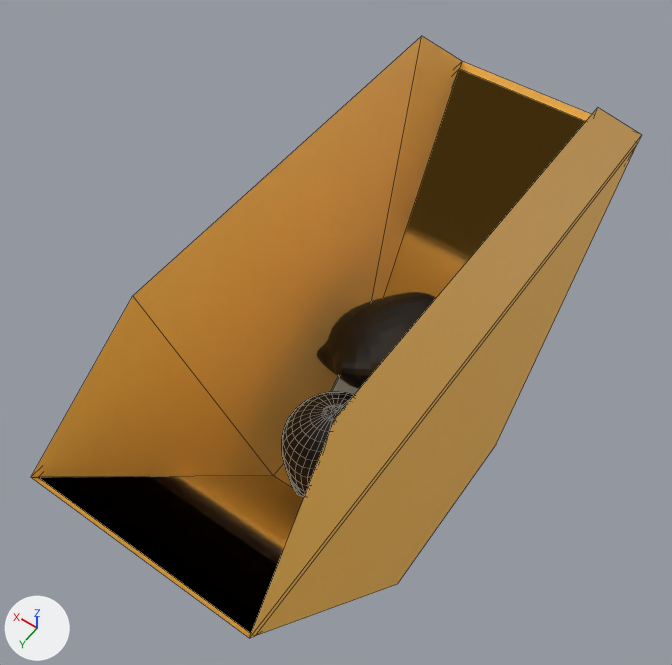
One commit to the OBJ model Fox Game/Assets/Models/Skip Full.obj: the scene before it, then after it.
The view is the same before and after, from a 50 mm lens placed at (-2.69, 4.41, 8.89), pointed at (0.32, 0.2, 2.27). Every picture has the same lights, and +X, +Y and +Z are marked at lower left. Mesh edges are drawn as thin lines on the coarser meshes. Where no turn or scale is listed for an object, it has been applied to the vertices.

The older version as bpy lines, for what is in view:
```python
me_cube = bpy.data.meshes.new('Cube')
me_cube.from_pydata(...)  # 20 vertices, 20 faces; spans x -1.0..1.0, y -3.0..3.0, z 0.0..4.0
me_cube.materials.append(mat_material)
me_icosphere = bpy.data.meshes.new('Icosphere')
me_icosphere.from_pydata(...)  # 524 vertices, 592 faces; spans x -0.5..0.485, y 0.177..1.167, z 0.534..1.906
me_icosphere.materials.append(mat_material_005)
me_icosphere_002 = bpy.data.meshes.new('Icosphere.002')
me_icosphere_002.from_pydata(...)  # 524 vertices, 592 faces; spans x -0.447..0.698, y -1.045..0.291, z 1.161..2.149
me_icosphere_002.materials.append(mat_material_007)
ob_cube = bpy.data.objects.new('Cube', me_cube)
ob_cube.location = (0.0, 0.0, 0.0)
ob_icosphere = bpy.data.objects.new('Icosphere', me_icosphere)
ob_icosphere.location = (0.0, 0.0, 0.0)
ob_icosphere_002 = bpy.data.objects.new('Icosphere.002', me_icosphere_002)
ob_icosphere_002.location = (0.0, 0.0, 0.0)
```
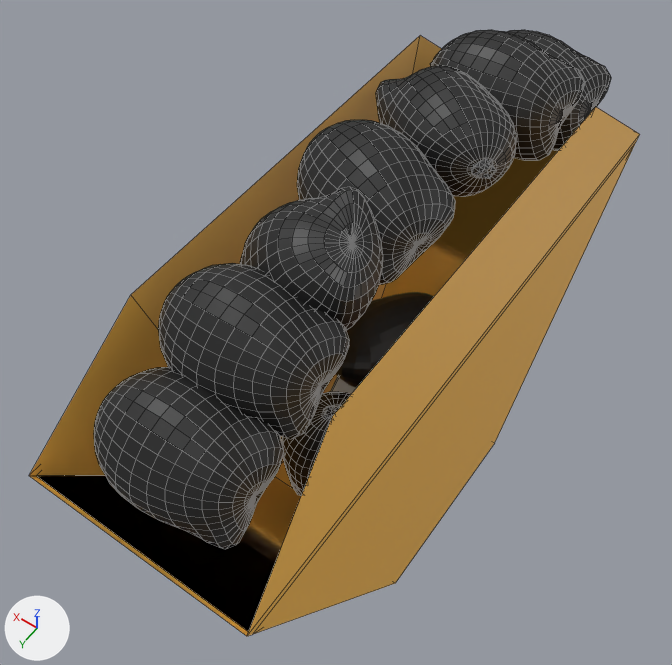
Commit message: Changed Skip

Where the change shows, as pixel boxes (x1, y1, x2, y2) in the pictures (672 x 665 px):
'Cube', mesh moved: before (31, 36, 641, 638); after (29, 35, 640, 636)
'Icosphere.009', added: after (94, 367, 284, 549)
'Icosphere.003', added: after (158, 263, 349, 439)
'Icosphere.005', added: after (297, 120, 455, 285)
'Icosphere.004', added: after (240, 187, 383, 330)
'Icosphere.006', added: after (376, 65, 516, 197)
'Icosphere.007', added: after (430, 30, 585, 160)
'Icosphere.008', added: after (507, 30, 611, 150)

The edits, one by one:
Material 'Material.014' (mat_material_014) is new.
Uses the picture img_garbage_png.
Material 'Material.013' (mat_material_013) is new.
Uses the picture img_garbage_png.
Material 'Material.012' (mat_material_012) is new.
Uses the picture img_garbage_png.
Material 'Material.011' (mat_material_011) is new.
Uses the picture img_garbage_png.
Material 'Material.010' (mat_material_010) is new.
Uses the picture img_garbage_png.
Material 'Material.009' (mat_material_009) is new.
Uses the picture img_garbage_png.
Material 'Material.008' (mat_material_008) is new.
Uses the picture img_garbage_png.
me_cube has 20 vertices, 20 faces and spans x -1.0..1.0, y -3.0..3.0, z 0.0..4.0.
me_cube is used by ob_cube; location (0.0, 0.0, 0.0).
me_cube part 1: the whole mesh is moved by (0.02, 0.0, 0.0).
Mesh me_icosphere_009 is new.
It has 524 vertices, 592 faces and spans x -0.619..0.753, y 1.849..2.84, z 2.943..3.928.
It uses material mat_material_014.
Mesh me_icosphere_008 is new.
It has 524 vertices, 592 faces and spans x -0.619..0.753, y -3.11..-2.119, z 2.84..3.825.
It uses material mat_material_013.
Mesh me_icosphere_007 is new.
It has 524 vertices, 592 faces and spans x -0.619..0.753, y -2.38..-1.39, z 3.24..4.226.
It uses material mat_material_012.
Mesh me_icosphere_006 is new.
It has 524 vertices, 592 faces and spans x -0.561..0.784, y -1.61..-0.427, z 3.436..4.412.
It uses material mat_material_011.
Mesh me_icosphere_005 is new.
It has 524 vertices, 592 faces and spans x -0.605..0.764, y -0.484..0.611, z 3.481..4.466.
It uses material mat_material_010.
Mesh me_icosphere_004 is new.
It has 524 vertices, 592 faces and spans x -0.538..0.602, y 0.413..1.404, z 3.334..4.605.
It uses material mat_material_009.
Mesh me_icosphere_003 is new.
It has 524 vertices, 592 faces and spans x -0.619..0.753, y 1.114..2.105, z 3.335..4.32.
It uses material mat_material_008.
Object 'Icosphere.009' (ob_icosphere_009) is new; it shows me_icosphere_009.
Its location is (0.0, 0.0, 0.0).
Object 'Icosphere.008' (ob_icosphere_008) is new; it shows me_icosphere_008.
Its location is (0.0, 0.0, 0.0).
Object 'Icosphere.007' (ob_icosphere_007) is new; it shows me_icosphere_007.
Its location is (0.0, 0.0, 0.0).
Object 'Icosphere.006' (ob_icosphere_006) is new; it shows me_icosphere_006.
Its location is (0.0, 0.0, 0.0).
Object 'Icosphere.005' (ob_icosphere_005) is new; it shows me_icosphere_005.
Its location is (0.0, 0.0, 0.0).
Object 'Icosphere.004' (ob_icosphere_004) is new; it shows me_icosphere_004.
Its location is (0.0, 0.0, 0.0).
Object 'Icosphere.003' (ob_icosphere_003) is new; it shows me_icosphere_003.
Its location is (0.0, 0.0, 0.0).
